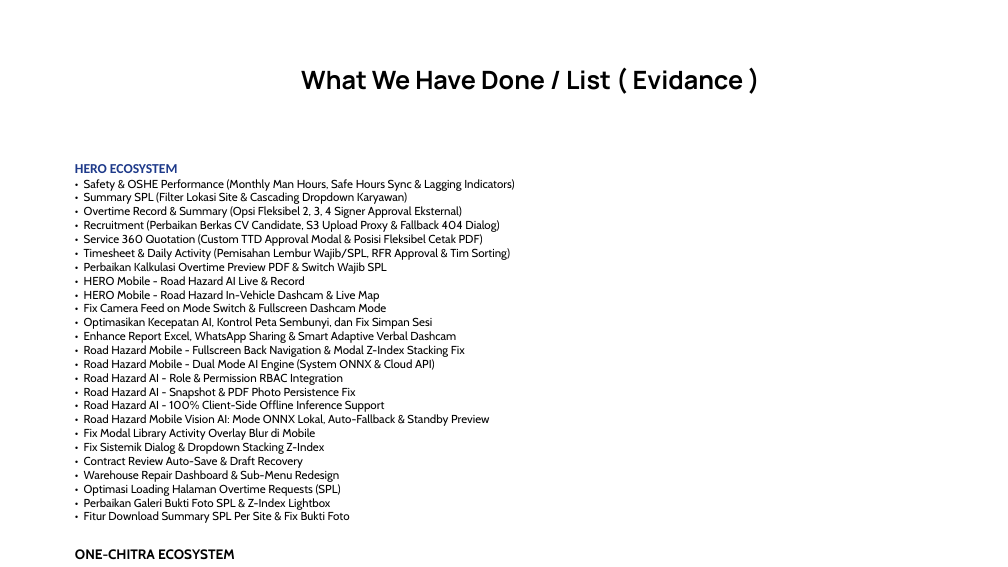
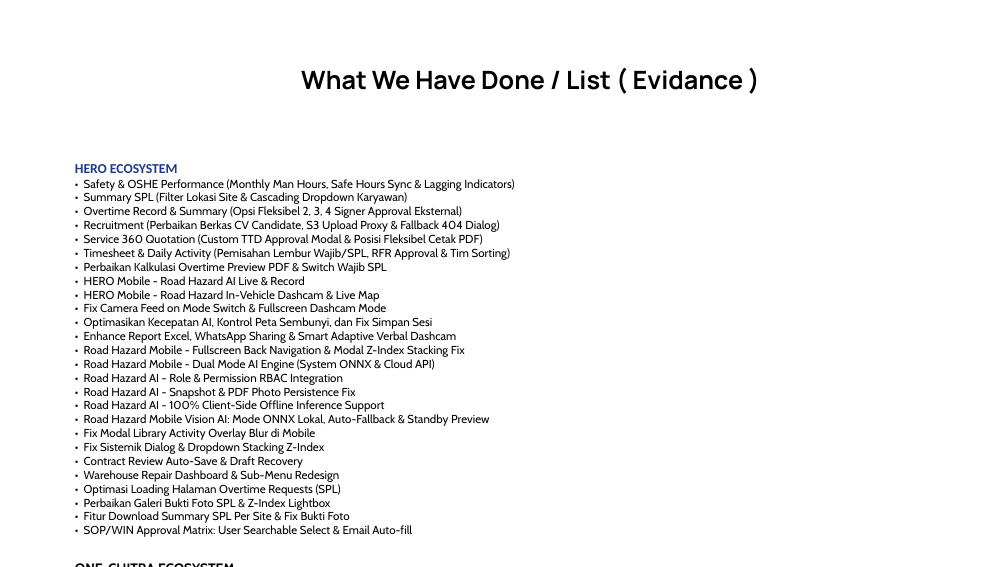
Before and after one commit to Annaskhadafi/hero, a slide deck: slide 4 of Monthly/MONTHLY NOVEMBER 2026 SDS.pptx. Drawn at 1008x567 pixels with LibreOffice and Linux fonts; fonts in the diff are those of the drawing; background and template pictures are left out. Boxes give left, top, right and bottom in pixels: in the first picture for what was removed or moved away, otherwise in the second. Text is boxed around its words. In the diff, an @@ line names an element or a change of style, - is before the commit and + after.

Commit message:
feat(sop-win): integrate searchable user dropdown and auto-fill email in approval workflow matrix

```diff
--- a/Monthly/MONTHLY NOVEMBER 2026 SDS.pptx
+++ b/Monthly/MONTHLY NOVEMBER 2026 SDS.pptx
@@ text at bbox=[84, 525, 412, 537]: paragraph added @@
+• SOP/WIN Approval Matrix: User Searchable Select & Email Auto-fill
```
Also in this commit, not shown: 1 slide added, 2 other files.
